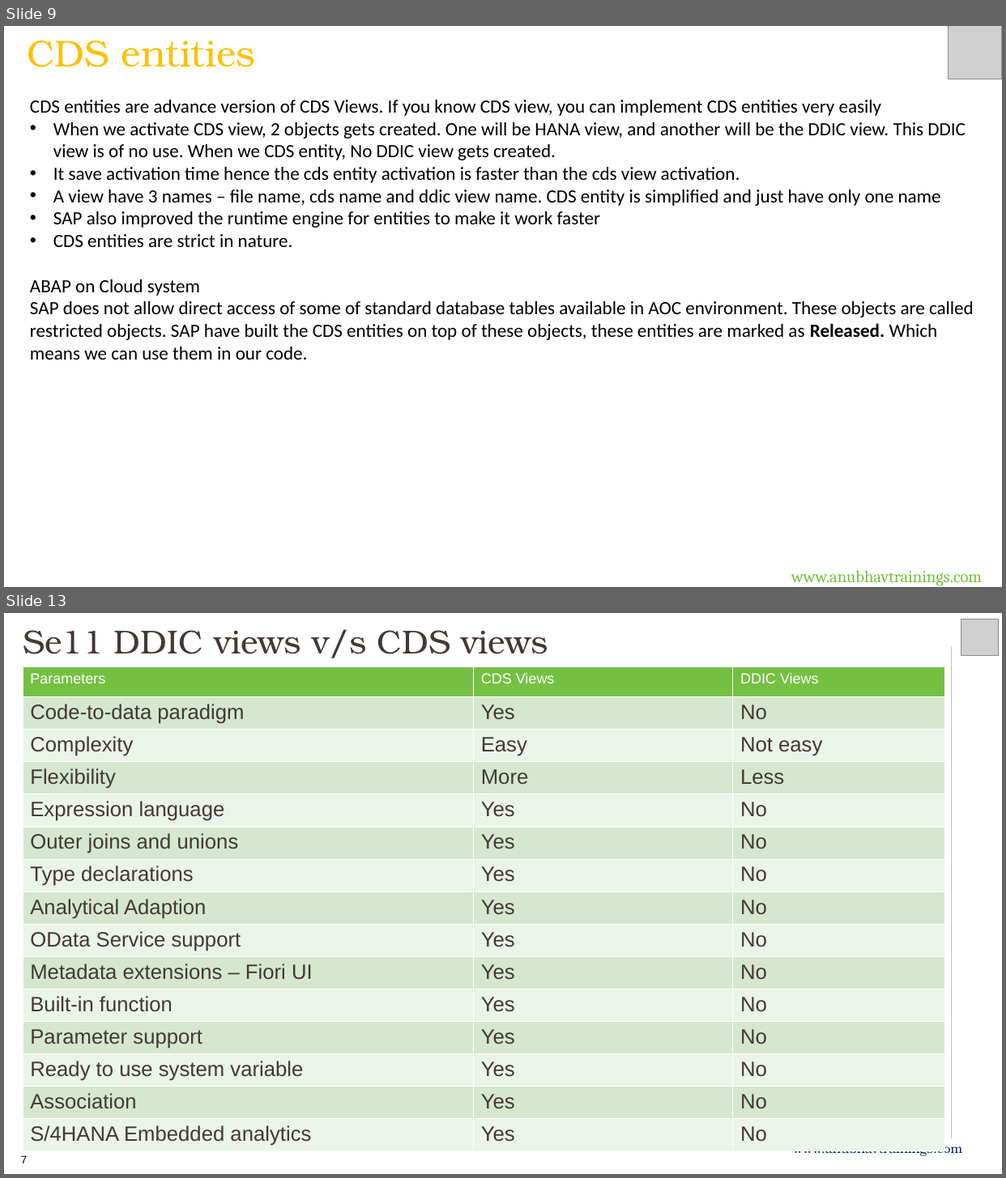
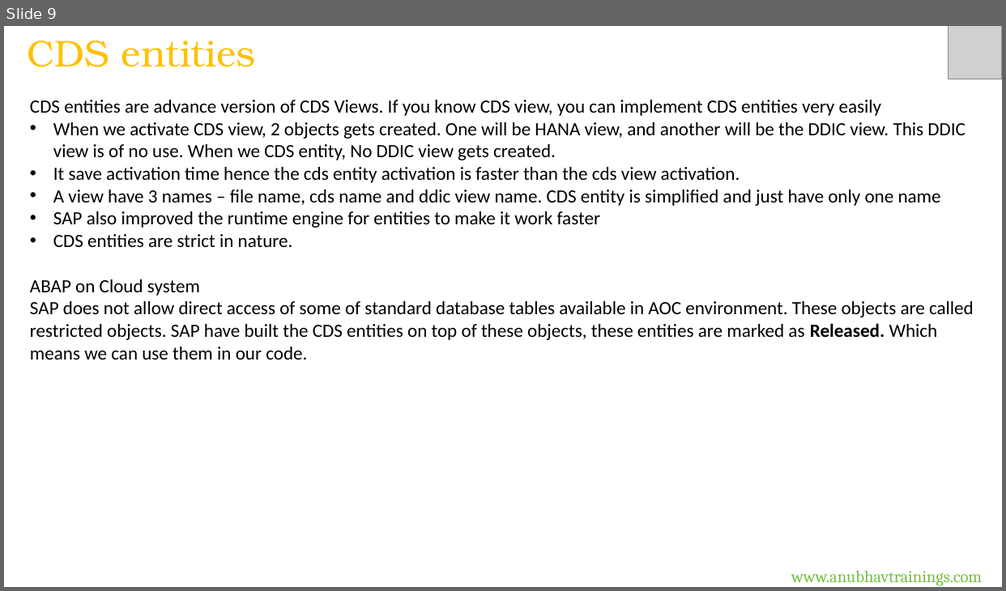
Before and after one commit to soyuztechnologies/CDS_AMDP_RAP_Training_60H, a slide deck: Day 4/DAY-4.pptx. Shown one above the other, each under a label of ours: slides 9 and 13 before the commit, slide 9 after it; the slides between them are not shown. The pictures are 1006x1178 and 1006x591 pixels, drawn with LibreOffice and Linux fonts; fonts in the diff are those of the drawing; grey boxes stand for pictures. Boxes give left, top, right and bottom in pixels: in the first picture for what was removed or moved away, otherwise in the second. Text is boxed around its words. In the diff, an @@ line names an element or a change of style, - is before the commit and + after.

```diff
--- a/Day 4/DAY-4.pptx
+++ b/Day 4/DAY-4.pptx
@@ slide 13 removed at <box>4,613,1002,1174</box>, background #FFFFFF @@
@@ text removed at <box>23,629,548,658</box> @@
-Se11 DDIC views v/s CDS views
@@ picture removed at <box>961,619,999,656</box> @@
@@ line removed from (951, 648) to (951, 1140) @@
@@ table removed at <box>23,667,944,1152</box>, 15 rows, 3 columns @@
-Parameters | CDS Views | DDIC Views
-Code-to-data paradigm | Yes | No
-Complexity | Easy | Not easy
-Flexibility | More | Less
-Expression language | Yes | No
-Outer joins and unions | Yes | No
-Type declarations | Yes | No
-Analytical Adaption | Yes | No
-OData Service support | Yes | No
-Metadata extensions – Fiori UI | Yes | No
-Built-in function | Yes | No
-Parameter support | Yes | No
-Ready to use system variable | Yes | No
-Association | Yes | No
-S/4HANA Embedded analytics | Yes | No
@@ text removed at <box>793,1147,962,1157</box> @@
-www.anubhavtrainings.com
@@ text removed at <box>21,1156,27,1164</box> @@
-7
```
Also in this commit, not shown: 8 other slides removed, 7 other files.
